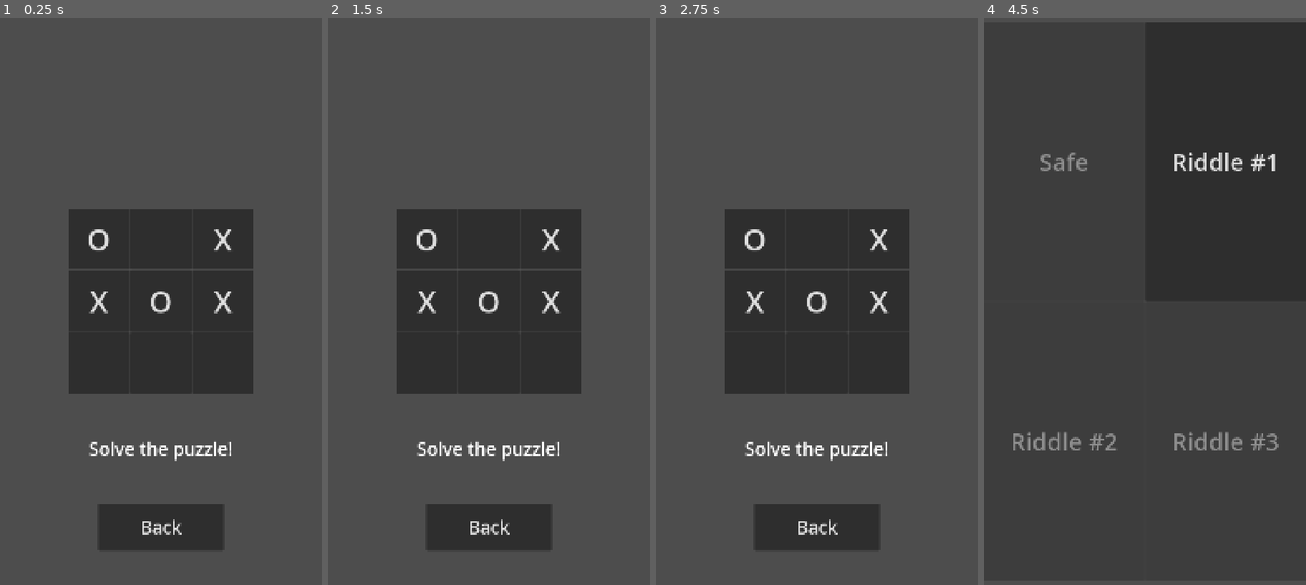
Above: before the commit, frames 1-4 (left to right).
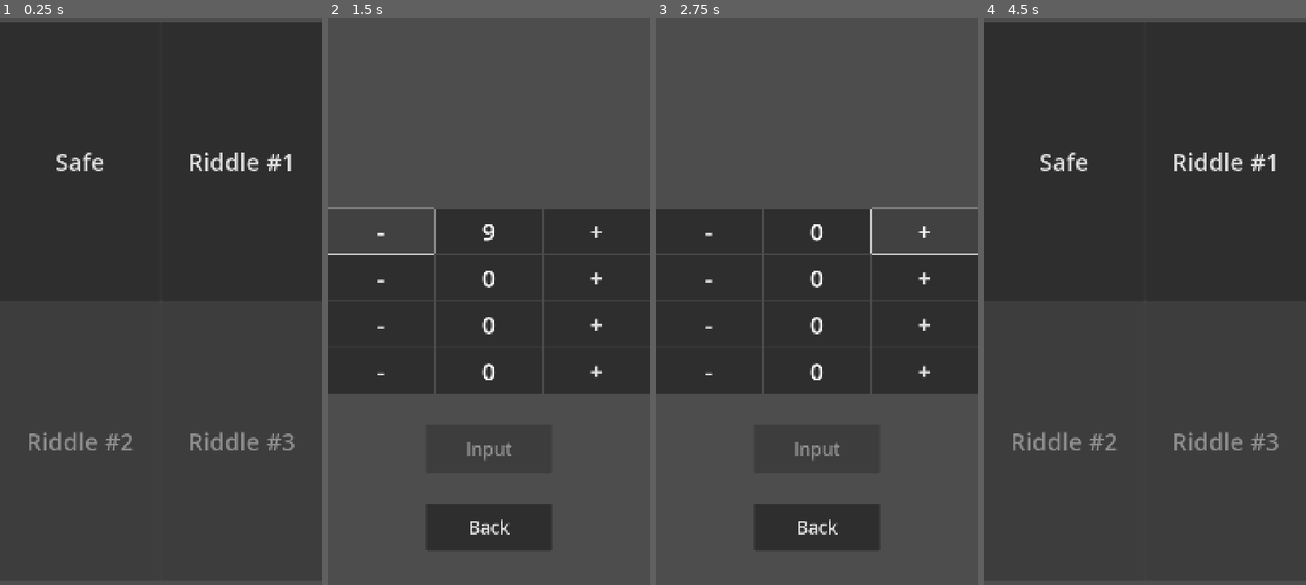
Above: after the commit, the same moments.

Repository: vmakoed/safe-lock
Game: Godot game, scene res://scenes/main.tscn
The game is run twice, just before and just after one commit, with the same random seed, the same clock (stepped at 60 frames per second) and the same inputs. The project has no main scene, so this scene is started directly.
Inputs (mouse positions are in pixels of both pictures, inside the frame that each line leads up to):
- Up to frame 1 (0.25 s): no input
- Up to frame 2 (1.5 s): click (408, 159) at 0.5 s, where only the run after the commit has a clickable "Safe"; click (382, 233) at 1.25 s, where only the run after the commit has a clickable "-"
- Up to frame 3 (2.75 s): click (923, 233) at 2 s, where only the run after the commit has a clickable "+"
- Up to frame 4 (4.5 s): click "Back" at 2.75 s; click "Riddle #1" at 3.5 s; click "Back" at 4.25 s

The runs differ from the first frame. In frame 1, 42% of the frame differs, in the area x 0-100%, y 0-92%; in frame 2, 14%; in frame 3, 14%; in frame 4, 0.2%.

Commit message:
Implement Safe level

Diff:
--- a/scenes/main.tscn
+++ b/scenes/main.tscn
@@ -1,7 +1,8 @@
-[gd_scene load_steps=3 format=3 uid="uid://o86ocdi7diip"]
+[gd_scene load_steps=4 format=3 uid="uid://o86ocdi7diip"]
 
 [ext_resource type="Script" uid="uid://cslg0737drlfa" path="res://scripts/main.gd" id="1_0wfyh"]
 [ext_resource type="Script" uid="uid://d2wutgbl0ln1e" path="res://scripts/tic_tac_toe.gd" id="1_o5qli"]
+[ext_resource type="Script" uid="uid://3n8kkopvcbss" path="res://scripts/safe.gd" id="3_sugp2"]
 
 [node name="Main" type="Node2D"]
 script = ExtResource("1_0wfyh")
@@ -26,7 +27,6 @@
 
 [node name="LevelSelector" type="GridContainer" parent="UI/MarginContainer"]
 unique_name_in_owner = true
-visible = false
 layout_mode = 2
 columns = 2
 
@@ -35,7 +35,6 @@
 size_flags_horizontal = 3
 size_flags_vertical = 3
 theme_override_font_sizes/font_size = 80
-disabled = true
 text = "Safe"
 
 [node name="TicTacToeLevelButton" type="Button" parent="UI/MarginContainer/LevelSelector"]
@@ -64,8 +63,240 @@
 text = "Riddle #3
 "
 
+[node name="Safe" type="Control" parent="UI/MarginContainer"]
+unique_name_in_owner = true
+visible = false
+layout_mode = 2
+script = ExtResource("3_sugp2")
+
+[node name="VBoxContainer" type="VBoxContainer" parent="UI/MarginContainer/Safe"]
+layout_mode = 1
+anchors_preset = 15
+anchor_right = 1.0
+anchor_bottom = 1.0
+grow_horizontal = 2
+grow_vertical = 2
+
+[node name="Top" type="Control" parent="UI/MarginContainer/Safe/VBoxContainer"]
+layout_mode = 2
+size_flags_vertical = 3
+
+[node name="Middle" type="Control" parent="UI/MarginContainer/Safe/VBoxContainer"]
+layout_mode = 2
+size_flags_vertical = 3
+
+[node name="SafeButtonsContainer" type="VBoxContainer" parent="UI/MarginContainer/Safe/VBoxContainer/Middle"]
+unique_name_in_owner = true
+layout_mode = 0
+offset_right = 1080.0
+offset_bottom = 621.0
+size_flags_horizontal = 3
+
+[node name="DigitContainer0" type="HBoxContainer" parent="UI/MarginContainer/Safe/VBoxContainer/Middle/SafeButtonsContainer"]
+layout_mode = 2
+size_flags_vertical = 3
+
+[node name="MinusButton" type="Button" parent="UI/MarginContainer/Safe/VBoxContainer/Middle/SafeButtonsContainer/DigitContainer0"]
+layout_mode = 2
+size_flags_horizontal = 3
+size_flags_vertical = 3
+theme_override_font_sizes/font_size = 80
+text = "-"
+
+[node name="Panel" type="Panel" parent="UI/MarginContainer/Safe/VBoxContainer/Middle/SafeButtonsContainer/DigitContainer0"]
+layout_mode = 2
+size_flags_horizontal = 3
+size_flags_vertical = 3
+
+[node name="Label" type="Label" parent="UI/MarginContainer/Safe/VBoxContainer/Middle/SafeButtonsContainer/DigitContainer0/Panel"]
+layout_mode = 1
+anchors_preset = 8
+anchor_left = 0.5
+anchor_top = 0.5
+anchor_right = 0.5
+anchor_bottom = 0.5
+offset_left = -23.0
+offset_top = -55.0
+offset_right = 23.0
+offset_bottom = 55.0
+grow_horizontal = 2
+grow_vertical = 2
+theme_override_font_sizes/font_size = 80
+text = "0"
+
+[node name="PlusButton" type="Button" parent="UI/MarginContainer/Safe/VBoxContainer/Middle/SafeButtonsContainer/DigitContainer0"]
+layout_mode = 2
+size_flags_horizontal = 3
+size_flags_vertical = 3
+theme_override_font_sizes/font_size = 80
+text = "+"
+
+[node name="DigitContainer1" type="HBoxContainer" parent="UI/MarginContainer/Safe/VBoxContainer/Middle/SafeButtonsContainer"]
+layout_mode = 2
+size_flags_vertical = 3
+
+[node name="MinusButton" type="Button" parent="UI/MarginContainer/Safe/VBoxContainer/Middle/SafeButtonsContainer/DigitContainer1"]
+layout_mode = 2
+size_flags_horizontal = 3
+size_flags_vertical = 3
+theme_override_font_sizes/font_size = 80
+text = "-"
+
+[node name="Panel" type="Panel" parent="UI/MarginContainer/Safe/VBoxContainer/Middle/SafeButtonsContainer/DigitContainer1"]
+layout_mode = 2
+size_flags_horizontal = 3
+size_flags_vertical = 3
+
+[node name="Label" type="Label" parent="UI/MarginContainer/Safe/VBoxContainer/Middle/SafeButtonsContainer/DigitContainer1/Panel"]
+layout_mode = 1
+anchors_preset = 8
+anchor_left = 0.5
+anchor_top = 0.5
+anchor_right = 0.5
+anchor_bottom = 0.5
+offset_left = -23.0
+offset_top = -55.0
+offset_right = 23.0
+offset_bottom = 55.0
+grow_horizontal = 2
+grow_vertical = 2
+theme_override_font_sizes/font_size = 80
+text = "0"
+
+[node name="PlusButton" type="Button" parent="UI/MarginContainer/Safe/VBoxContainer/Middle/SafeButtonsContainer/DigitContainer1"]
+layout_mode = 2
+size_flags_horizontal = 3
+size_flags_vertical = 3
+theme_override_font_sizes/font_size = 80
+text = "+"
+
+[node name="DigitContainer2" type="HBoxContainer" parent="UI/MarginContainer/Safe/VBoxContainer/Middle/SafeButtonsContainer"]
+layout_mode = 2
+size_flags_vertical = 3
+
+[node name="MinusButton" type="Button" parent="UI/MarginContainer/Safe/VBoxContainer/Middle/SafeButtonsContainer/DigitContainer2"]
+layout_mode = 2
+size_flags_horizontal = 3
+size_flags_vertical = 3
+theme_override_font_sizes/font_size = 80
+text = "-"
+
+[node name="Panel" type="Panel" parent="UI/MarginContainer/Safe/VBoxContainer/Middle/SafeButtonsContainer/DigitContainer2"]
+layout_mode = 2
+size_flags_horizontal = 3
+size_flags_vertical = 3
+
+[node name="Label" type="Label" parent="UI/MarginContainer/Safe/VBoxContainer/Middle/SafeButtonsContainer/DigitContainer2/Panel"]
+layout_mode = 1
+anchors_preset = 8
+anchor_left = 0.5
+anchor_top = 0.5
+anchor_right = 0.5
+anchor_bottom = 0.5
+offset_left = -23.0
+offset_top = -55.0
+offset_right = 23.0
+offset_bottom = 55.0
+grow_horizontal = 2
+grow_vertical = 2
+theme_override_font_sizes/font_size = 80
+text = "0"
+
+[node name="PlusButton" type="Button" parent="UI/MarginContainer/Safe/VBoxContainer/Middle/SafeButtonsContainer/DigitContainer2"]
+layout_mode = 2
+size_flags_horizontal = 3
+size_flags_vertical = 3
+theme_override_font_sizes/font_size = 80
+text = "+"
+
+[node name="DigitContainer3" type="HBoxContainer" parent="UI/MarginContainer/Safe/VBoxContainer/Middle/SafeButtonsContainer"]
+layout_mode = 2
+size_flags_vertical = 3
+
+[node name="MinusButton" type="Button" parent="UI/MarginContainer/Safe/VBoxContainer/Middle/SafeButtonsContainer/DigitContainer3"]
+layout_mode = 2
+size_flags_horizontal = 3
+size_flags_vertical = 3
+theme_override_font_sizes/font_size = 80
+text = "-"
+
+[node name="Panel" type="Panel" parent="UI/MarginContainer/Safe/VBoxContainer/Middle/SafeButtonsContainer/DigitContainer3"]
+layout_mode = 2
+size_flags_horizontal = 3
+size_flags_vertical = 3
+
+[node name="Label" type="Label" parent="UI/MarginContainer/Safe/VBoxContainer/Middle/SafeButtonsContainer/DigitContainer3/Panel"]
+layout_mode = 1
+anchors_preset = 8
+anchor_left = 0.5
+anchor_top = 0.5
+anchor_right = 0.5
+anchor_bottom = 0.5
+offset_left = -23.0
+offset_top = -55.0
+offset_right = 23.0
+offset_bottom = 55.0
+grow_horizontal = 2
+grow_vertical = 2
+theme_override_font_sizes/font_size = 80
+text = "0"
+
+[node name="PlusButton" type="Button" parent="UI/MarginContainer/Safe/VBoxContainer/Middle/SafeButtonsContainer/DigitContainer3"]
+layout_mode = 2
+size_flags_horizontal = 3
+size_flags_vertical = 3
+theme_override_font_sizes/font_size = 80
+text = "+"
+
+[node name="Bottom" type="Control" parent="UI/MarginContainer/Safe/VBoxContainer"]
+layout_mode = 2
+size_flags_vertical = 3
+
+[node name="MarginContainer" type="MarginContainer" parent="UI/MarginContainer/Safe/VBoxContainer/Bottom"]
+layout_mode = 0
+offset_right = 1080.0
+offset_bottom = 622.0
+size_flags_vertical = 3
+theme_override_constants/margin_left = 230
+theme_override_constants/margin_top = 50
+theme_override_constants/margin_right = 230
+theme_override_constants/margin_bottom = 50
+
+[node name="VBoxContainer" type="VBoxContainer" parent="UI/MarginContainer/Safe/VBoxContainer/Bottom/MarginContainer"]
+layout_mode = 2
+
+[node name="MarginContainer" type="MarginContainer" parent="UI/MarginContainer/Safe/VBoxContainer/Bottom/MarginContainer/VBoxContainer"]
+layout_mode = 2
+size_flags_vertical = 3
+theme_override_constants/margin_left = 100
+theme_override_constants/margin_top = 50
+theme_override_constants/margin_right = 100
+theme_override_constants/margin_bottom = 50
+
+[node name="SafeInputButton" type="Button" parent="UI/MarginContainer/Safe/VBoxContainer/Bottom/MarginContainer/VBoxContainer/MarginContainer"]
+layout_mode = 2
+size_flags_vertical = 3
+theme_override_font_sizes/font_size = 60
+disabled = true
+text = "Input"
+
+[node name="MarginContainer2" type="MarginContainer" parent="UI/MarginContainer/Safe/VBoxContainer/Bottom/MarginContainer/VBoxContainer"]
+layout_mode = 2
+size_flags_vertical = 3
+theme_override_constants/margin_left = 100
+theme_override_constants/margin_top = 50
+theme_override_constants/margin_right = 100
+theme_override_constants/margin_bottom = 50
+
+[node name="SafeBackButton" type="Button" parent="UI/MarginContainer/Safe/VBoxContainer/Bottom/MarginContainer/VBoxContainer/MarginContainer2"]
+layout_mode = 2
+size_flags_vertical = 3
+theme_override_font_sizes/font_size = 60
+text = "Back"
+
 [node name="TicTacToe" type="Control" parent="UI/MarginContainer"]
 unique_name_in_owner = true
+visible = false
 layout_mode = 2
 script = ExtResource("1_o5qli")
 
@@ -194,5 +425,7 @@
 theme_override_font_sizes/font_size = 60
 text = "Back"
 
+[connection signal="pressed" from="UI/MarginContainer/LevelSelector/SafeLevelButton" to="." method="_on_safe_level_button_pressed"]
 [connection signal="pressed" from="UI/MarginContainer/LevelSelector/TicTacToeLevelButton" to="." method="_on_tic_tac_toe_level_button_pressed"]
-[connection signal="pressed" from="UI/MarginContainer/TicTacToe/VBoxContainer/Bottom/MarginContainer/VBoxContainer/MarginContainer/TicTacToeBackButton" to="." method="_on_tic_tac_toe_back_button_pressed"]
+[connection signal="pressed" from="UI/MarginContainer/Safe/VBoxContainer/Bottom/MarginContainer/VBoxContainer/MarginContainer2/SafeBackButton" to="." method="_on_level_back_button_pressed"]
+[connection signal="pressed" from="UI/MarginContainer/TicTacToe/VBoxContainer/Bottom/MarginContainer/VBoxContainer/MarginContainer/TicTacToeBackButton" to="." method="_on_level_back_button_pressed"]
--- a/scripts/main.gd
+++ b/scripts/main.gd
@@ -2,17 +2,27 @@
 
 @onready var level_selector := %LevelSelector
 @onready var tic_tac_toe := %TicTacToe
+@onready var safe := %Safe
+
+var current_level: Control = null
 
 func _ready() -> void:
 	pass
 
-func _process(delta: float) -> void:
+func _process(_delta: float) -> void:
 	pass
 
+func _on_level_back_button_pressed() -> void:
+	current_level.visible = false
+	level_selector.visible = true
+
 func _on_tic_tac_toe_level_button_pressed() -> void:
+	_switch_level(tic_tac_toe)
+
+func _on_safe_level_button_pressed() -> void:
+	_switch_level(safe)
+
+func _switch_level(level) -> void:
+	current_level = level
 	level_selector.visible = false
-	tic_tac_toe.visible = true
-
-func _on_tic_tac_toe_back_button_pressed() -> void:
-	tic_tac_toe.visible = false
-	level_selector.visible = true
+	level.visible = true
--- /dev/null
+++ b/scripts/safe.gd
@@ -0,0 +1,37 @@
+extends Control
+
+const BUTTONS_AMOUNT = 4
+const INITIAL_DIGITS = [0, 0, 0, 0]
+const MIN_DIGIT = 0
+const MAX_DIGIT = 9
+
+@onready var safe_buttons_container := %SafeButtonsContainer
+
+func _ready() -> void:
+	for i in range(BUTTONS_AMOUNT):
+		var digit_container = safe_buttons_container.get_node("DigitContainer" + str(i))
+		var label = digit_container.get_node("Panel/Label")
+		var minus_button = digit_container.get_node("MinusButton")
+		var plus_button = digit_container.get_node("PlusButton")
+
+		label.text = str(INITIAL_DIGITS[i])
+		minus_button.pressed.connect(_on_digit_changed.bind(i, -1))
+		plus_button.pressed.connect(_on_digit_changed.bind(i, 1))
+
+
+func _on_digit_changed(digit_index: int, delta: int) -> void:
+	var digit_container = safe_buttons_container.get_node("DigitContainer" + str(digit_index))
+	var label = digit_container.get_node("Panel/Label")
+
+	var current_value = int(label.text)
+
+	var new_value = current_value + delta
+	if new_value > MAX_DIGIT:
+		new_value = MIN_DIGIT
+	elif new_value < MIN_DIGIT:
+		new_value = MAX_DIGIT
+
+	label.text = str(new_value)
+
+func _process(_delta: float) -> void:
+	pass
Not shown, added: scripts/safe.gd.uid
